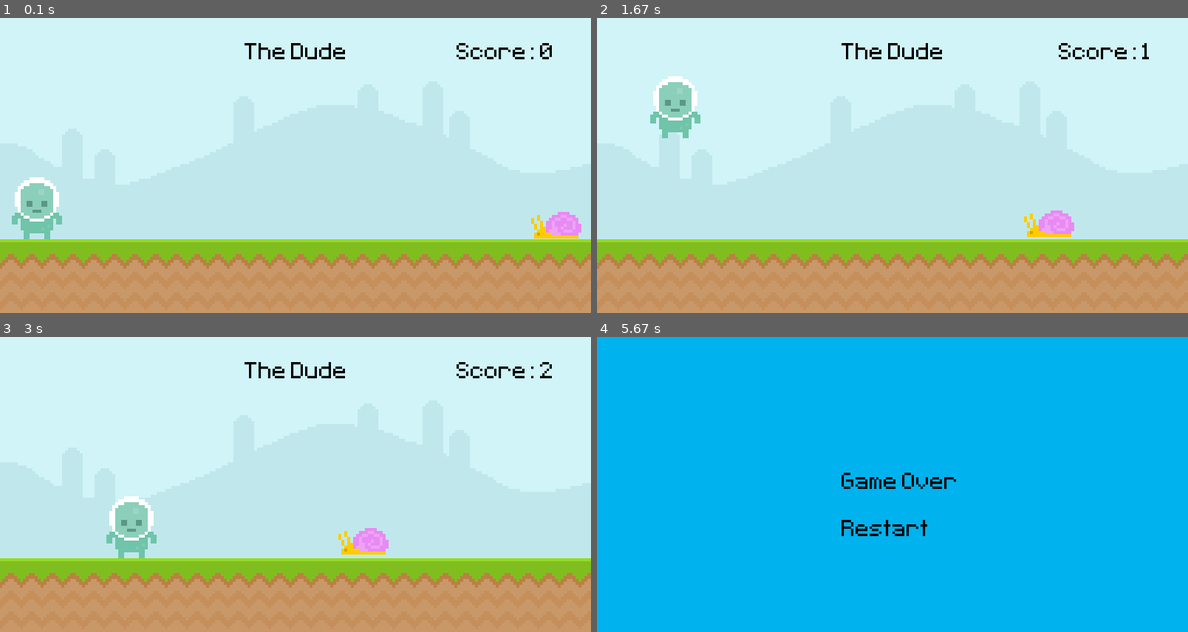
Above: before the commit, frames 1-4 (two rows, left to right).
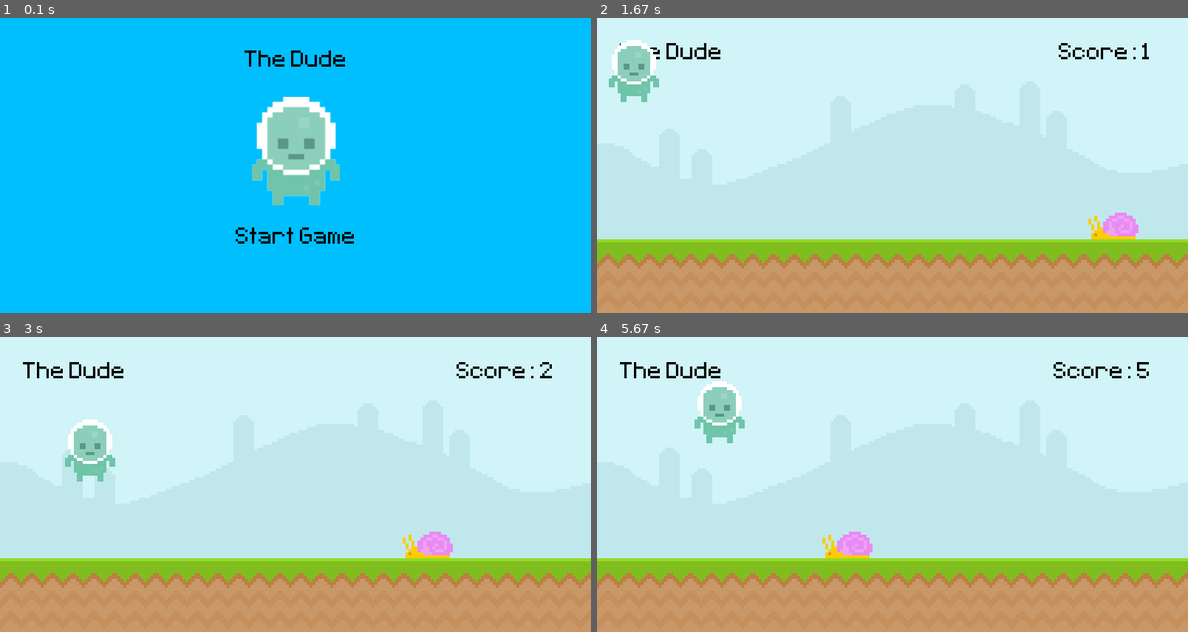
Above: after the commit, the same moments.

Repository: ahuimanu/clear-code-pygame
Game: pygame game, started from game.py
The game is run twice, just before and just after one commit, with the same random seed, the same clock (stepped at 60 frames per second) and the same inputs.
Inputs (mouse positions are in pixels of both pictures, inside the frame that each line leads up to):
- Up to frame 1 (0.1 s): no input
- Up to frame 2 (1.67 s): click (892, 239) at 0.38 s, where only the run after the commit has a clickable "Start Game"; hold P 0.67-1.13 s; hold Right 0.67-1.13 s; hold P 1.17-1.63 s; tap Space at 1.23, 1.53 s
- Up to frame 3 (3 s): hold Right 1.67-2.13 s; tap Space at 1.73, 2.03, 2.23, 2.53, 2.73 s; hold Right 2.17-2.63 s; hold Left from 2.67 s (still down)
- Up to frame 4 (5.67 s): tap Space at 3.03, 3.3, 3.6, 3.73, 4.03, 4.4, 4.7, 4.9, 5.2, 5.4 s; release Left at 3.2 s; hold Left 3.23-3.63 s; hold Right 3.67-4.3 s; hold Left 4.33-4.8 s; hold Right 4.83-5.3 s; hold Right from 5.33 s (still down)

The runs differ from the first frame. In frame 1, 100% of the frame differs, in the area x 0-100%, y 0-100%; in frame 2, 4.3%; in frame 3, 4.4%; in frame 4, 100%.

Commit message:
updated game state logic

Diff:
--- a/game.py
+++ b/game.py
@@ -7,16 +7,18 @@
 
 # constants
 WIDTH, HEIGHT = 800, 400
-gravity = 0
+FRAME_RATE = 60
+JUMP_FORCE = -14
 
 
 def display_score():
-    current_time = pygame.time.get_ticks()
+    current_time = pygame.time.get_ticks() - start_time
     score_surf = test_font.render(
         f"Score: {current_time // 1000}", True, text_color_main
     )
     score_rect = score_surf.get_rect(midright=(WIDTH - 50, 50))
     screen.blit(score_surf, score_rect)
+    return current_time
 
 
 # pygame setup
@@ -26,21 +28,23 @@
 
 # game variables
 clock = pygame.time.Clock()
+game_states = ["intro", "running", "paused", "over"]
+game_state = game_states[0]
+gravity = 0
+score = 0
+start_time = 0
 test_font = pygame.font.Font("assets/Pixeltype.ttf", 50)
 text_color_main = pygame.Color("black")
 
-game_states = ["running", "paused", "over"]
-game_state = game_states[0]
-
-# objects
-deg = degrees_to_radians(1)
+# game objects
+deg = degrees_to_radians(0)
 snail = Snail((deg, -1.5))
 snail.rect.bottomright = (WIDTH, HEIGHT * 0.75)
 
 player = Player((0, 0))
 player.rect.bottomleft = (WIDTH * 0.02, HEIGHT * 0.75)
 
-# surfaces
+# image surfaces
 sky_surface = pygame.image.load("assets/sky.png").convert()
 ground_surface = pygame.image.load("assets/ground.png").convert()
 
@@ -52,13 +56,38 @@
             pygame.quit()
             exit()
 
-        if game_state == "running":
+        if game_state == "intro":
+            if event.type == pygame.MOUSEBUTTONDOWN:
+                if text_start_game_rect.collidepoint(event.pos):
+                    game_state = game_states[1]
+                    snail.rect.bottomright = (WIDTH, HEIGHT * 0.75)
+                    player.rect.bottomleft = (WIDTH * 0.02, HEIGHT * 0.75)
+                    gravity = 0
+                    start_time = pygame.time.get_ticks()
+
+        if game_state == "over":
+            if event.type == pygame.MOUSEBUTTONDOWN:
+                if text_restart_rect.collidepoint(event.pos):
+                    game_state = game_states[1]
+                    snail.rect.bottomright = (WIDTH, HEIGHT * 0.75)
+                    player.rect.bottomleft = (WIDTH * 0.02, HEIGHT * 0.75)
+                    gravity = 0
+                    start_time = pygame.time.get_ticks()
+
+        elif game_state == "paused":
+            if event.type == pygame.KEYDOWN:
+                if event.key == pygame.K_p:
+                    pygame.time.delay(100)
+                    game_state = game_states[1]
+                    print(game_state)
+
+        elif game_state == "running":
             if event.type == pygame.MOUSEBUTTONDOWN:
                 snail.is_mouse_pressed()
 
             if event.type == pygame.KEYDOWN:
                 if event.key == pygame.K_SPACE and player.rect.bottom == 300:
-                    gravity = -12
+                    gravity = JUMP_FORCE
                     print("Spacebar pressed")
 
                 if event.key == pygame.K_RIGHT:
@@ -70,12 +99,9 @@
                     print("Left arrow pressed")
 
                 if event.key == pygame.K_p:
-                    if game_state == game_states[1]:
-                        game_state = game_states[0]
-                        print("Game unpaused")
-                    else:
-                        game_state = game_states[1]
-                        print("Game paused")
+                    pygame.time.delay(100)
+                    game_state = game_states[2]
+                    print(game_state)
 
             if event.type == pygame.KEYUP:
                 if event.key == pygame.K_SPACE:
@@ -87,33 +113,37 @@
                 if event.key == pygame.K_LEFT:
                     player.vector = (0, 0)
 
-        if game_state == "over":
-            if event.type == pygame.MOUSEBUTTONDOWN:
-                if text_restart_rect.collidepoint(event.pos):
-                    game_state = game_states[0]
-                    snail.rect.bottomright = (WIDTH, HEIGHT * 0.75)
-                    player.rect.bottomleft = (WIDTH * 0.02, HEIGHT * 0.75)
-                    gravity = 0
+    # update game ##############################################################
 
-        if game_state == "paused":
-            if event.type == pygame.KEYDOWN:
-                if event.key == pygame.K_p:
-                    if game_state == game_states[1]:
-                        game_state = game_states[0]
-                        print("Game unpaused")
-                    else:
-                        game_state = game_states[1]
-                        print("Game paused")
+    if game_state == "intro":
+        screen.fill("deepskyblue1")
 
-    # update game ##############################################################
+        game_name_surf = test_font.render("The Dude", True, text_color_main)
+        game_name_rect = game_name_surf.get_rect(center=(WIDTH / 2, HEIGHT * 0.15))
+        screen.blit(game_name_surf, game_name_rect)
+
+        image_intro_surf = pygame.image.load("assets/player_stand.png").convert_alpha()
+        image_intro_surf = pygame.transform.rotozoom(image_intro_surf, 0, 1.75)
+        image_intro_rect = image_intro_surf.get_rect(center=(WIDTH / 2, HEIGHT * 0.45))
+        screen.blit(image_intro_surf, image_intro_rect)
+
+        text_start_game_surf = test_font.render("Start Game", True, text_color_main)
+        text_start_game_rect = text_start_game_surf.get_rect(center=(WIDTH / 2, HEIGHT * 0.75))
+        screen.blit(text_start_game_surf, text_start_game_rect)
+
     if game_state == "over":
         screen.fill("deepskyblue2")
+
+        text_score_surf = test_font.render(f"Score: {score // 1000}", True, text_color_main)
+        text_score_rect = text_score_surf.get_rect(center=(WIDTH / 2, HEIGHT * 0.10))
+        screen.blit(text_score_surf, text_score_rect)
+
         text_game_over_surf = test_font.render("Game Over", True, text_color_main)
         text_game_over_rect = text_surf.get_rect(center=(WIDTH / 2, HEIGHT / 2))
         screen.blit(text_game_over_surf, text_game_over_rect)
 
         text_restart_surf = test_font.render("Restart", True, text_color_main)
-        text_restart_rect = text_surf.get_rect(center=(WIDTH / 2, HEIGHT * .66))
+        text_restart_rect = text_surf.get_rect(center=(WIDTH / 2, HEIGHT * 0.66))
         screen.blit(text_restart_surf, text_restart_rect)
 
     if game_state == "paused":
@@ -124,23 +154,23 @@
 
     if game_state == "running":
         # draw elements
-        screen.fill((255, 255, 255))
+        screen.fill("deepskyblue1")
         screen.blit(sky_surface, (0, 0))
         screen.blit(ground_surface, (0, 300))
 
-        display_score()
+        score = display_score()
 
         # pygame.draw.rect(screen, "Pink", text_rect, width=5, border_radius=20)
         # pygame.draw.line(screen, "Blue", (0, 0), (WIDTH, HEIGHT), width=5)
         text_surf = test_font.render("The Dude", True, text_color_main)
-        text_rect = text_surf.get_rect(center=(WIDTH / 2, 50))
+        text_rect = text_surf.get_rect(center=(WIDTH * 0.125, 50))
         screen.blit(text_surf, text_rect)
 
+        # snail
         snail.update(window=screen)
         screen.blit(snail.image, snail.rect)
+        snail.is_mouse_over()
         game_state = snail.collide(player)
-
-        snail.is_mouse_over()
 
         # player
         gravity += 0.5
@@ -148,8 +178,7 @@
         player.update()
         screen.blit(player.image, player.rect)
 
-
     # render game ##############################################################
     # pygame.display.flip()
     pygame.display.update()
-    clock.tick(60)  # 60 fps
+    clock.tick(FRAME_RATE)  # 60 fps
